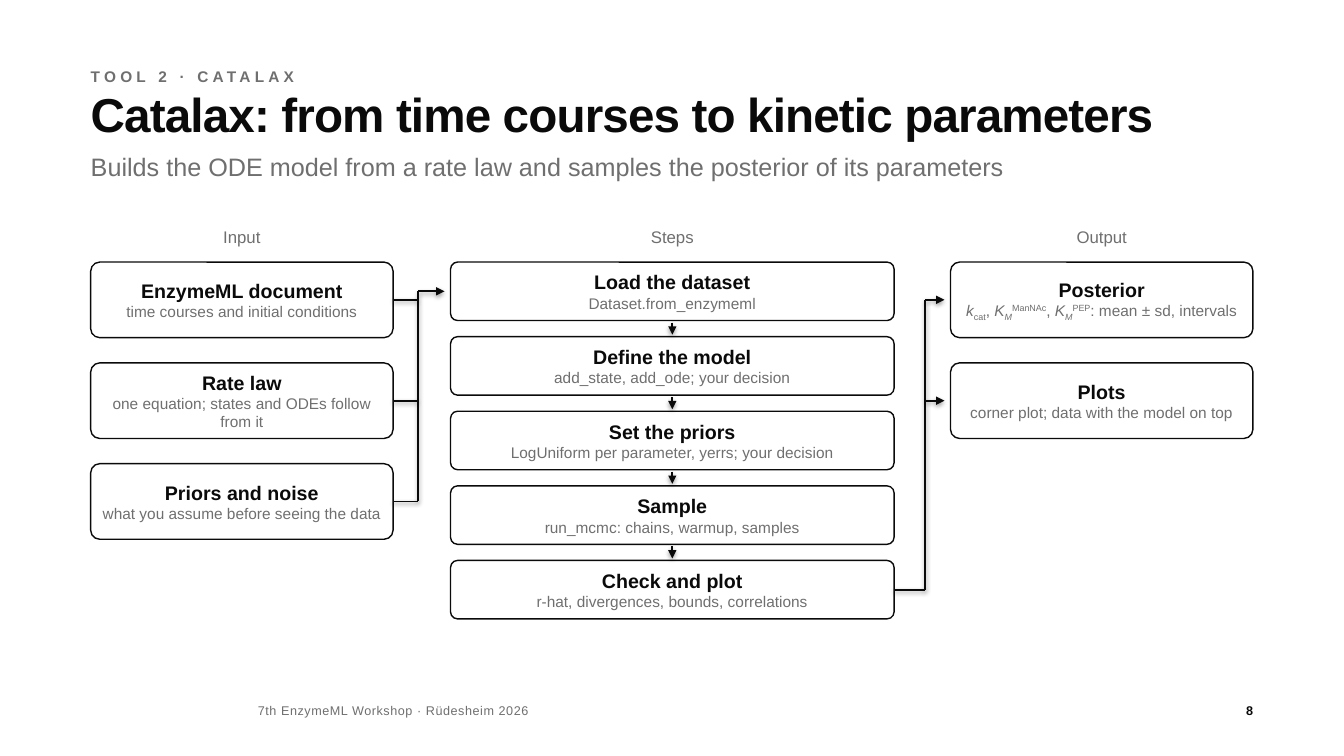
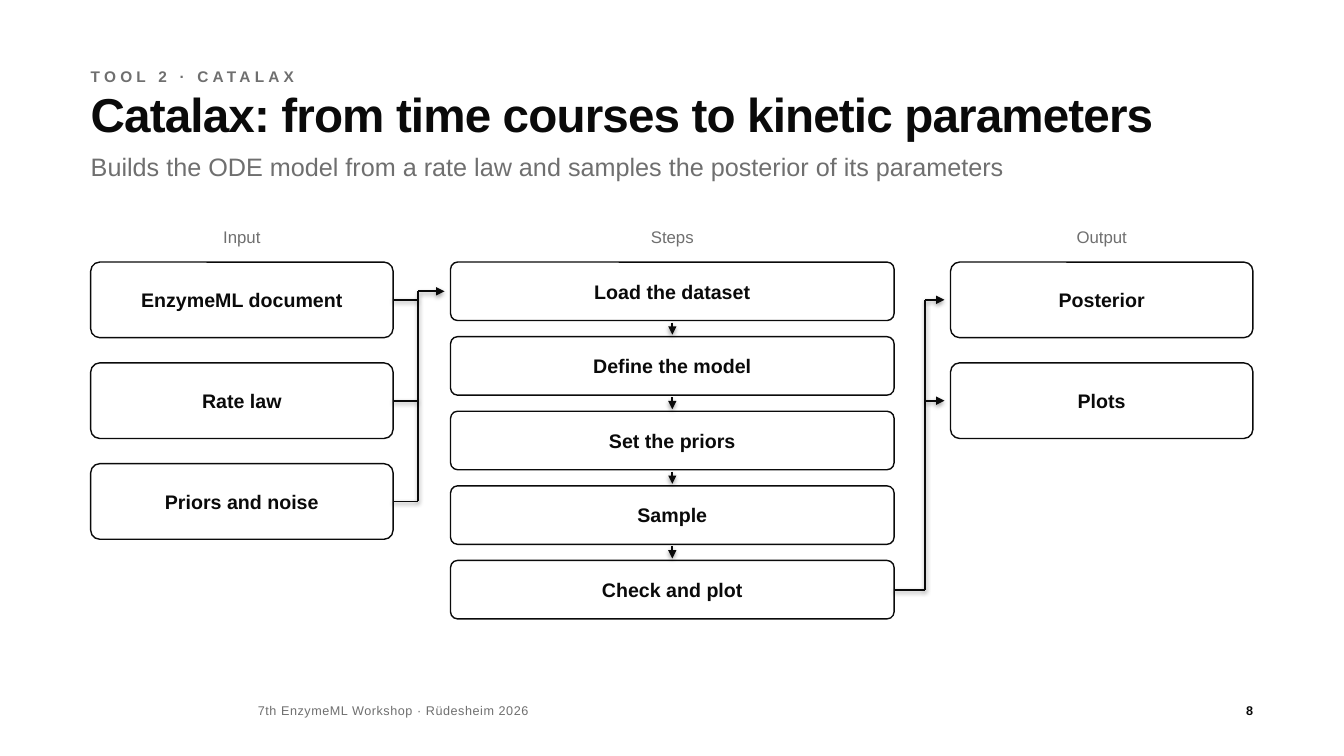
Before and after one commit to haeussma/enzymeml-workshop-modelling-2026, a slide deck: slide 8 of slides/workshop.pptx. Drawn at 1344x756 pixels with LibreOffice and Linux fonts; fonts in the diff are those of the drawing; background and template pictures are left out. Boxes give left, top, right and bottom in pixels: in the first picture for what was removed or moved away, otherwise in the second. Text is boxed around its words. In the diff, an @@ line names an element or a change of style, - is before the commit and + after.

```diff
--- a/slides/workshop.pptx
+++ b/slides/workshop.pptx
@@ text in rounded rectangle at (589, 298, 756, 312): paragraph removed @@
-Dataset.from_enzymeml
@@ text in rounded rectangle at (126, 306, 356, 317): paragraph removed @@
-time courses and initial conditions
@@ text in rounded rectangle at (1099, 305, 1236, 318): paragraph removed @@
-kcat, KMManNAc, KMPEP: mean ± sd, intervals
@@ text in rounded rectangle at (554, 372, 790, 386): paragraph removed @@
-add_state, add_ode; your decision
@@ text in rounded rectangle at (113, 398, 370, 427): paragraph removed @@
-one equation; states and ODEs follow from it
@@ text in rounded rectangle at (970, 407, 1232, 421): paragraph removed @@
-corner plot; data with the model on top
@@ text in rounded rectangle at (511, 447, 834, 461): paragraph removed @@
-LogUniform per parameter, yerrs; your decision
@@ text in rounded rectangle at (103, 508, 380, 522): paragraph removed @@
-what you assume before seeing the data
@@ text in rounded rectangle at (545, 522, 799, 536): paragraph removed @@
-run_mcmc: chains, warmup, samples
@@ text in rounded rectangle at (537, 596, 808, 610): paragraph removed @@
-r-hat, divergences, bounds, correlations
```
Also in this commit, not shown: 1 other slide changed, 2 other files.
